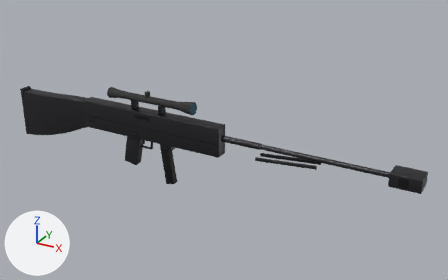
Renders of the FBX model SourceArt/Models/SM_Barrett.fbx from each side of a commit.
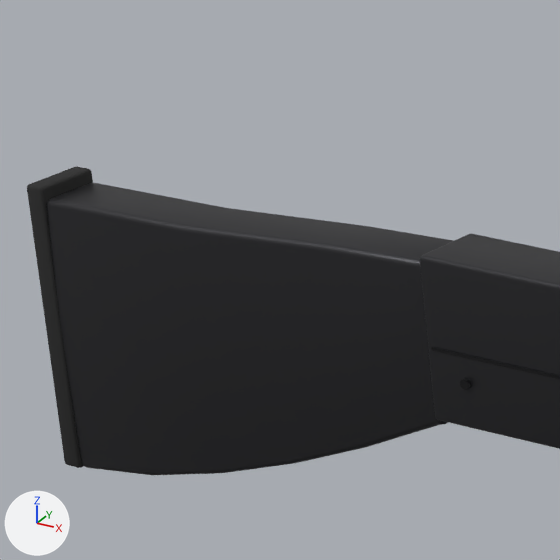
Each version appears first whole from a 50 mm camera at (1.579, -2.091, 1.083) aimed at (0.389, 0.074, 0.0), and next in a close-up on the part from 4% to 24% of the width and 21% to 53% of the height. Arrows for +X, +Y and +Z are at lower left; the lights stay in place. The last two pictures show the newer version. Where no turn or scale is listed for an object, it has been applied to the vertices. Vertices at exactly the same position are counted once.

Names of what the first close-up shows: 'SM_Barrett'.
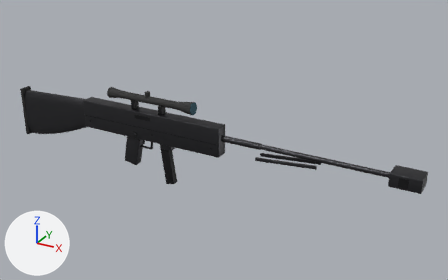
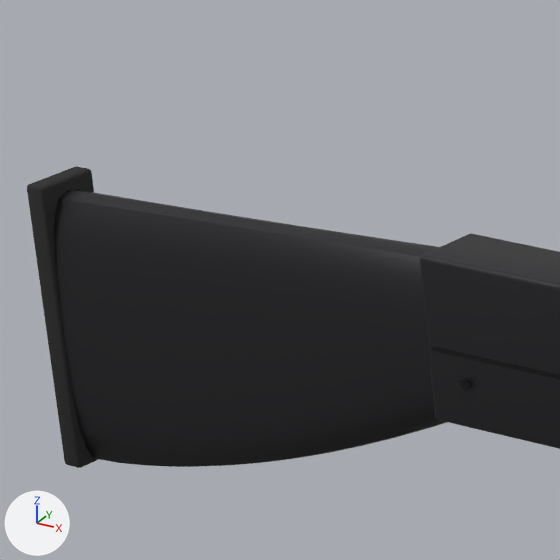
Where the change shows, as pixel boxes (x1, y1, x2, y2) in the close-ups (560 x 560 px):
'SM_Barrett', reshaped: before (27, 166, 560, 475); after (27, 166, 560, 468)
part 1 of me_sm_barrett_001, added: after (54, 190, 447, 467)
part 2 of me_sm_barrett_001, cut back: before (47, 180, 453, 475); after (47, 180, 98, 467)

The edits, one by one:
me_sm_barrett_001 is used by ob_sm_barrett; location (0.0, 0.0, 0.0).
me_sm_barrett_001 had 2508 vertices, 2348 faces and spanned x -0.7..1.25, y -0.04..0.04, z -0.24..0.19.
me_sm_barrett_001 now has 2648 vertices, 2476 faces and spans x -0.7..1.25, y -0.04..0.04, z -0.24..0.19.
me_sm_barrett_001 part 1: a new loose piece of 300 vertices spanning x -0.68..-0.29, y -0.03..0.03, z -0.16..0.09, in mat_m_steel (dark grey #3f3f42).
Part 2, on me_sm_barrett_001:
160 vertices are removed from x -0.69..-0.29, y -0.03..0.03, z -0.16..0.09.
178 faces are deleted.
24 new faces join them, mat_m_rubber (black #272727).
